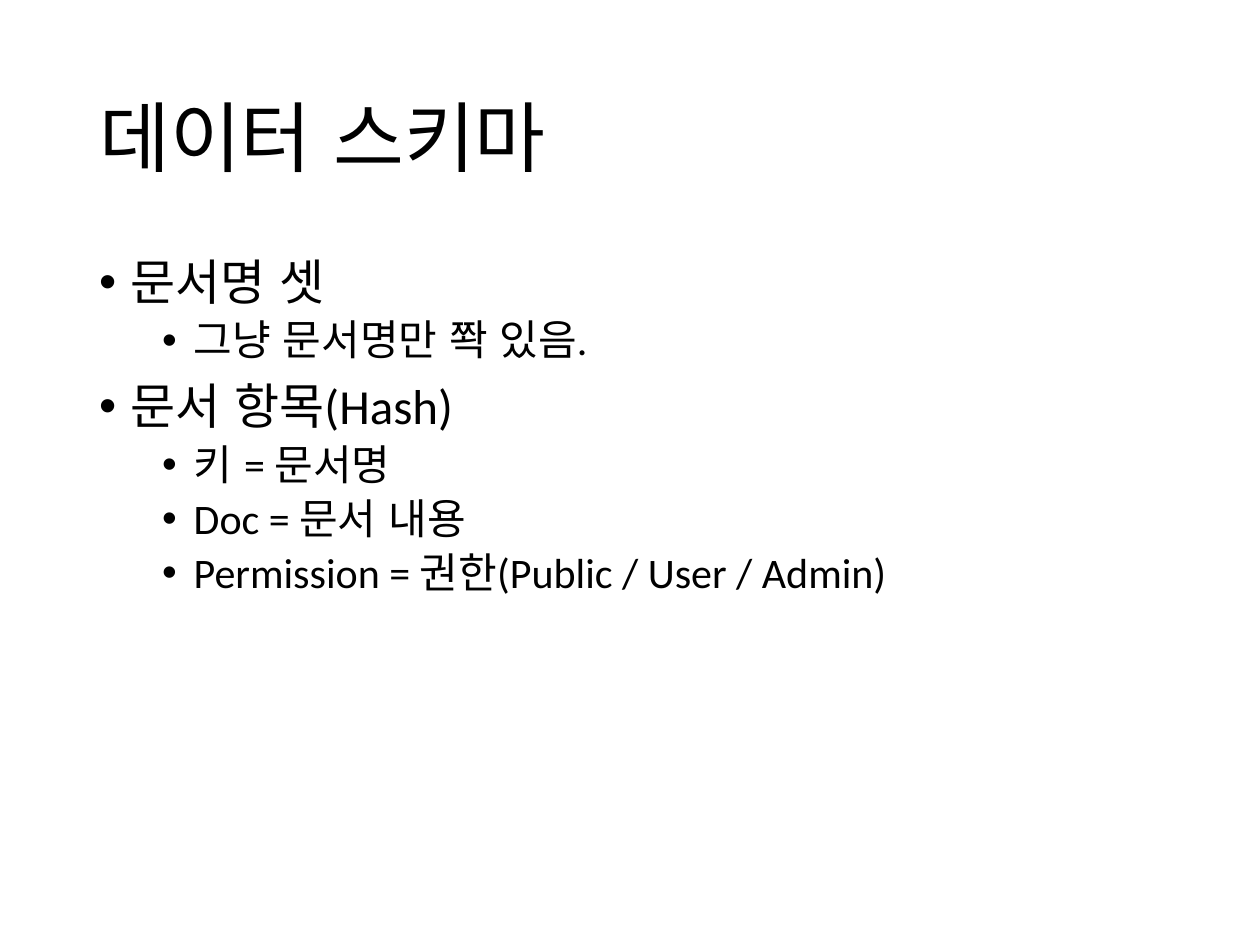
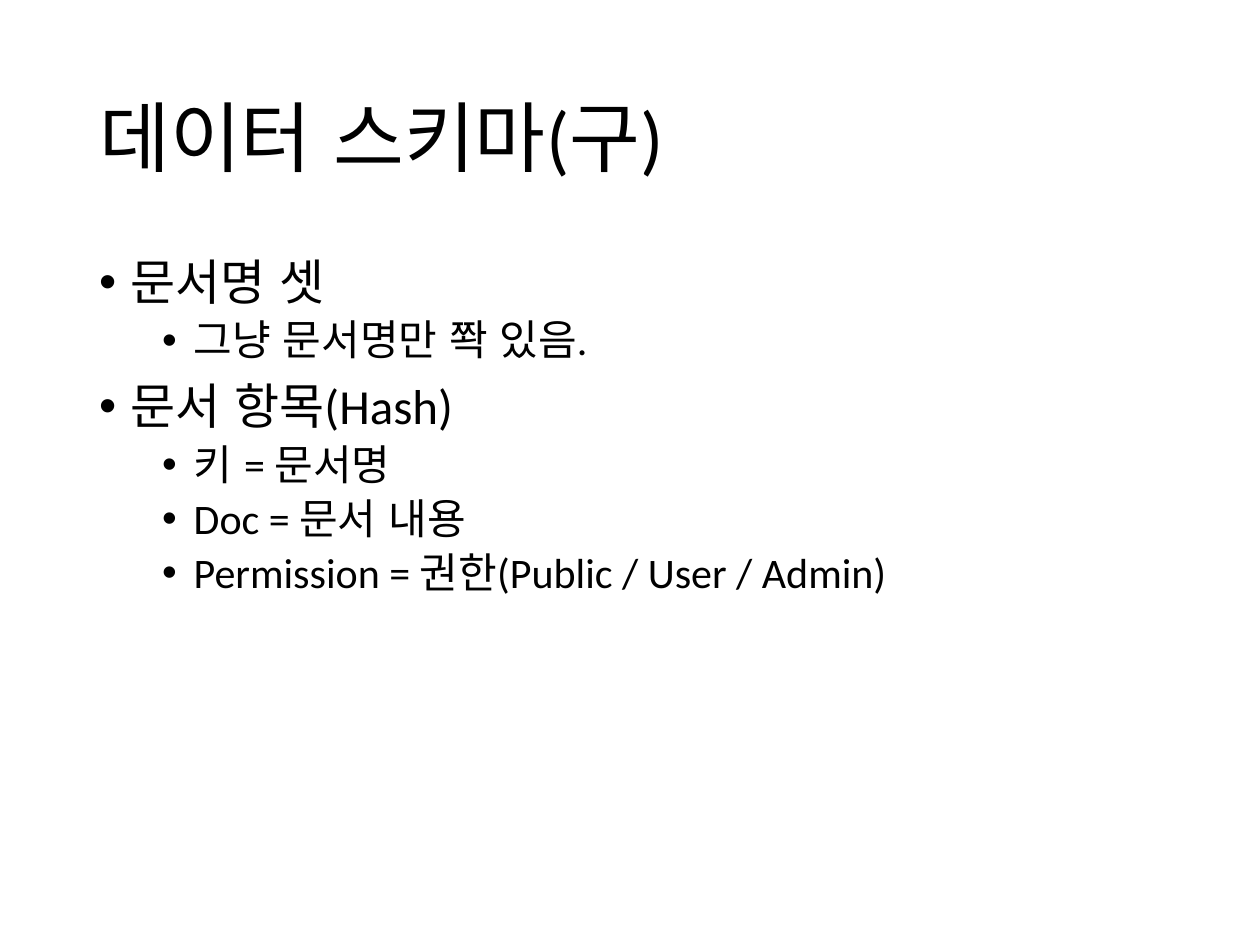
Before and after one commit to PrimaryC/IklimProject, a slide deck: slide 4 of NurieBoard/누리에읶키.pptx. Drawn at 1260x945 pixels with LibreOffice and Linux fonts; fonts in the diff are those of the drawing. Boxes give left, top, right and bottom in pixels: in the first picture for what was removed or moved away, otherwise in the second. Text is boxed around its words. In the diff, an @@ line names an element or a change of style, - is before the commit and + after.

```diff
--- a/NurieBoard/누리에읶키.pptx
+++ b/NurieBoard/누리에읶키.pptx
@@ title at [99, 102, 664, 177]: text changed @@
-데이터 스키마
+데이터 스키마(구)
```
Also in this commit, not shown: 2 slides added, 5 other files.
